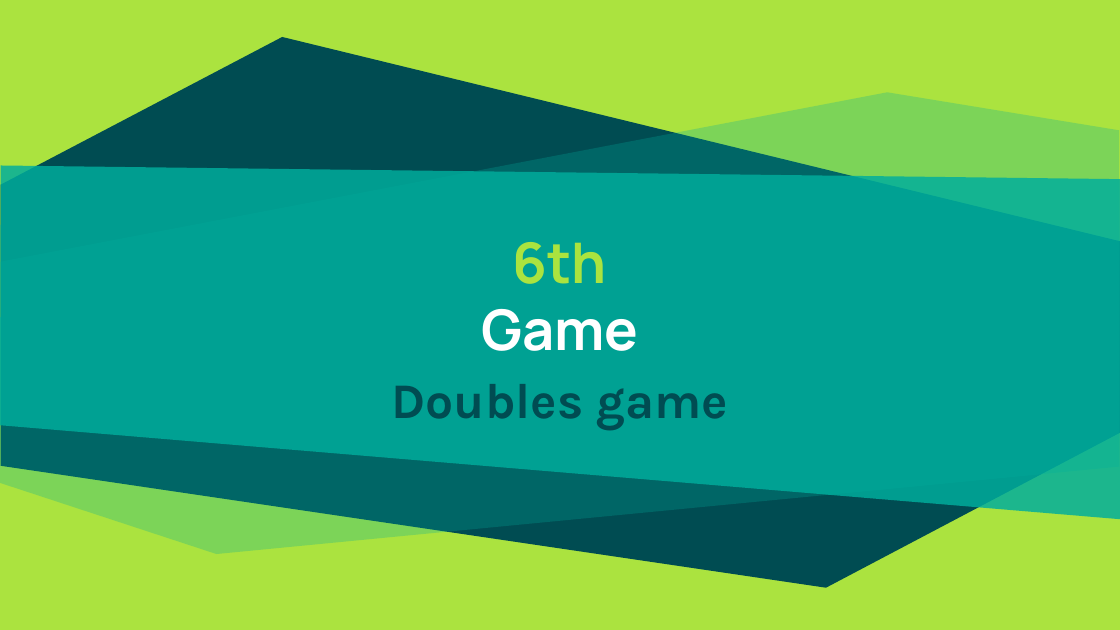
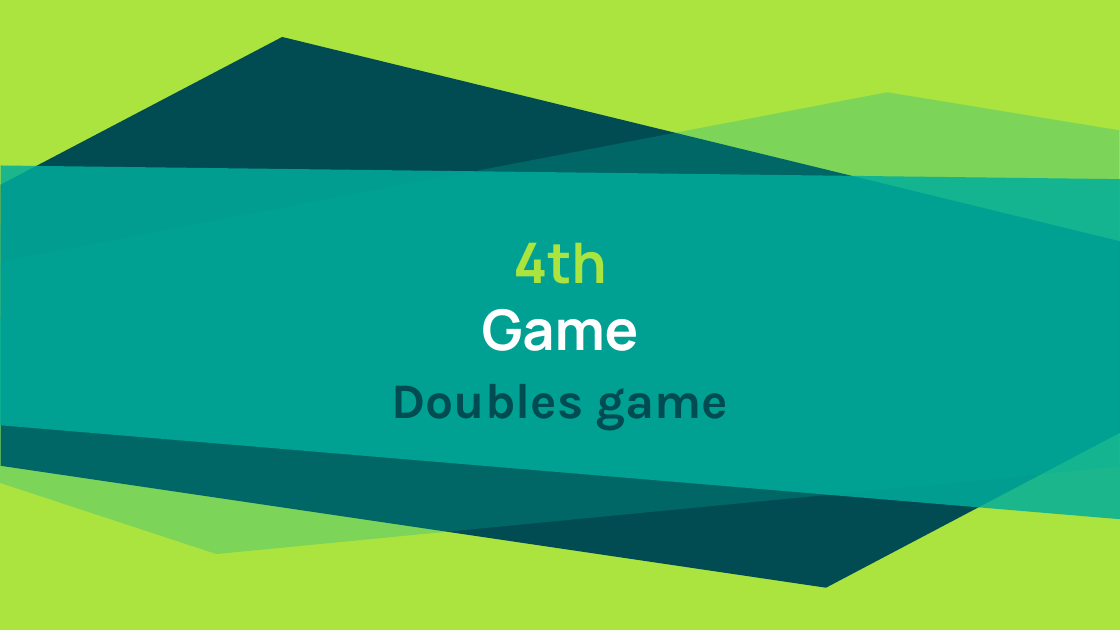
Before and after one commit to patrocinio/chaos-monkey-playing-ping-pong, a slide deck: slide 18 of v2/Presentation/Kubernetes-Resilience.pptx (slide 25 before the commit). Drawn at 1120x630 pixels with LibreOffice and Linux fonts; fonts in the diff are those of the drawing. Boxes give left, top, right and bottom in pixels: in the first picture for what was removed or moved away, otherwise in the second. Text is boxed around its words. In the diff, an @@ line names an element or a change of style, - is before the commit and + after.

```diff
--- a/v2/Presentation/Kubernetes-Resilience.pptx
+++ b/v2/Presentation/Kubernetes-Resilience.pptx
@@ title at (x1=513, y1=242, x2=606, y2=284): text changed @@
-6th
+4th
```
Also in this commit, not shown: 5 other slides changed, 7 slides removed.
